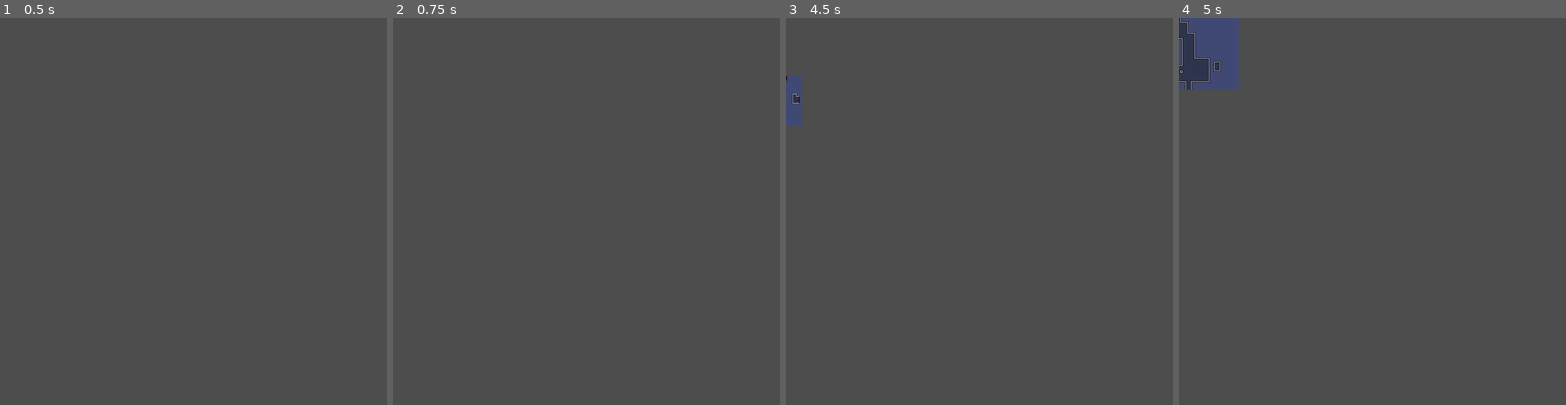
Above: before the commit, frames 1-4 (left to right).
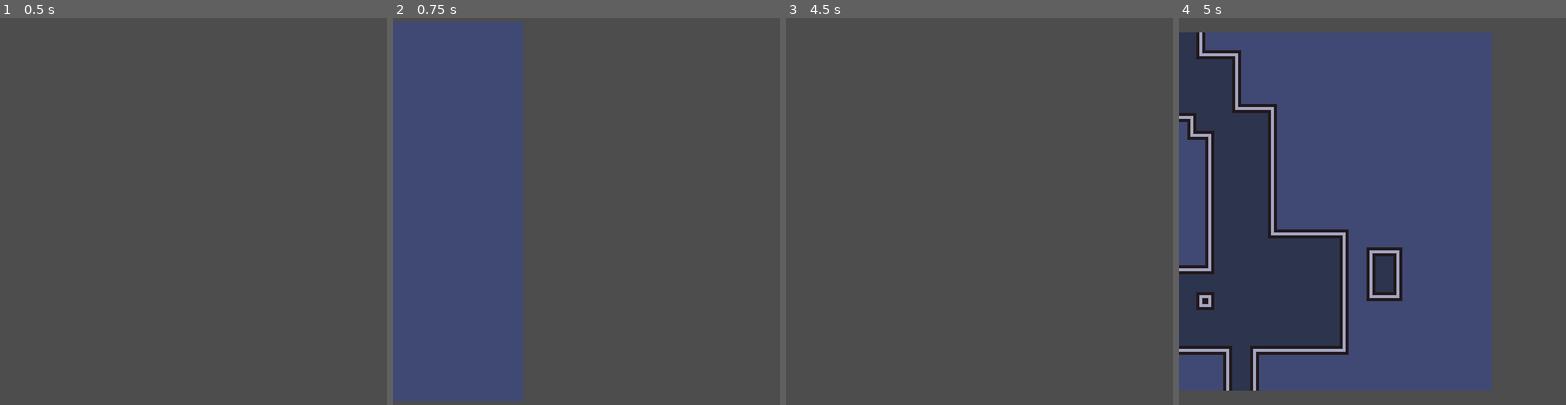
Above: after the commit, the same moments.

Repository: wirelesschipmunk/Wave-Function-Collapse
Game: Godot game, scene res://scenes/wfc.tscn
The game is run twice, just before and just after one commit, with the same random seed, the same clock (stepped at 60 frames per second) and the same inputs.
Inputs (mouse positions are in pixels of both pictures, inside the frame that each line leads up to):
- Up to frame 1 (0.5 s): no input
- Up to frame 2 (0.75 s): tap Enter (ui_accept) at 0.5 s; move the mouse to (671, 192) at 0.52 s; hold D (right) from 0.53 s (still down); tap Mouse wheel up (zoom_in) at 0.6 s
- Up to frame 3 (4.5 s): tap Enter (ui_accept) at 0.77, 1.25, 1.52, 2, 2.75, 3.02, 3.5, 3.77, 4.25 s; tap Mouse wheel down (zoom_out) at 0.8, 1.35, 2.3, 2.85, 3.8, 4.35 s; move the mouse to (902, 230) at 1.27 s; release D (right) at 1.28 s; hold S (down) 1.28-2.03 s; tap Mouse wheel up (zoom_in) at 1.55, 2.1, 3.05, 3.6 s; move the mouse to (1018, 126) at 2.02 s; hold D (right) 2.03-2.78 s; move the mouse to (960, 288) at 2.77 s; hold W (up) 2.78-3.53 s; move the mouse to (1095, 269) at 3.52 s; hold A (left) from 3.53 s (still down); move the mouse to (863, 153) at 4.27 s
- Up to frame 4 (5 s): keep holding A (left); tap Enter (ui_accept) at 4.52 s; tap Mouse wheel up (zoom_in) at 4.55 s

Frame 1 is identical in both runs. In frame 2, 33% of the frame differs, in the area x 0-34%, y 0-100%; in frame 3, 0.5%; in frame 4, 74%, in the area x 0-81%, y 0-97%.

Commit message:
Fix swapped zoom bounds and center camera on map
Fixes #3

Diff:
--- a/scenes/Camera2D.gd
+++ b/scenes/Camera2D.gd
@@ -7,7 +7,7 @@
 
 	position += direction * speed * delta
 
-	if Input.is_action_just_pressed("zoom_in") && zoom != Vector2(0.1, 0.1):
+	if Input.is_action_just_pressed("zoom_in") && zoom.x < 8.0:
 		zoom += Vector2(0.3, 0.3)
-	if Input.is_action_just_pressed("zoom_out") && zoom != Vector2(1.2, 1.2):
+	if Input.is_action_just_pressed("zoom_out") && zoom.x > 0.5:
 		zoom -= Vector2(0.3, 0.3)
--- a/scenes/wfc.tscn
+++ b/scenes/wfc.tscn
@@ -70,7 +70,8 @@
 script = ExtResource("4_dgogh")
 
 [node name="Camera2D" type="Camera2D" parent="."]
-position = Vector2(324, 324)
+position = Vector2(60, 60)
+zoom = Vector2(5, 5)
 script = ExtResource("5_a2m4q")
 
 [connection signal="generate" from="." to="." method="_on_generate"]
